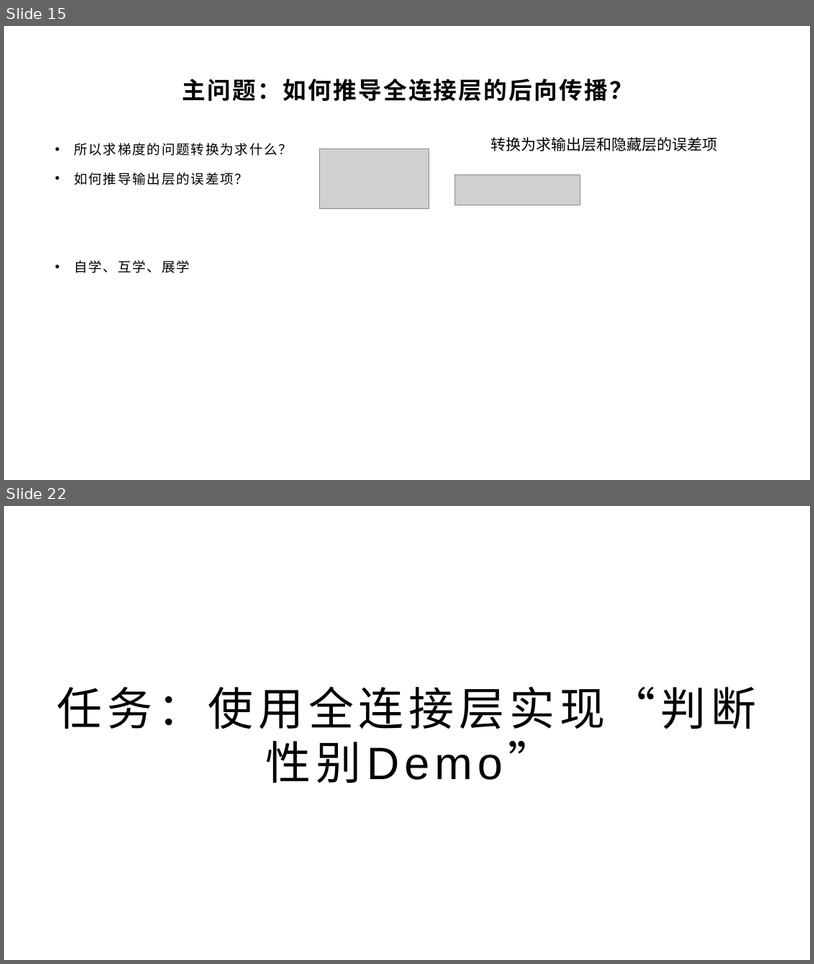
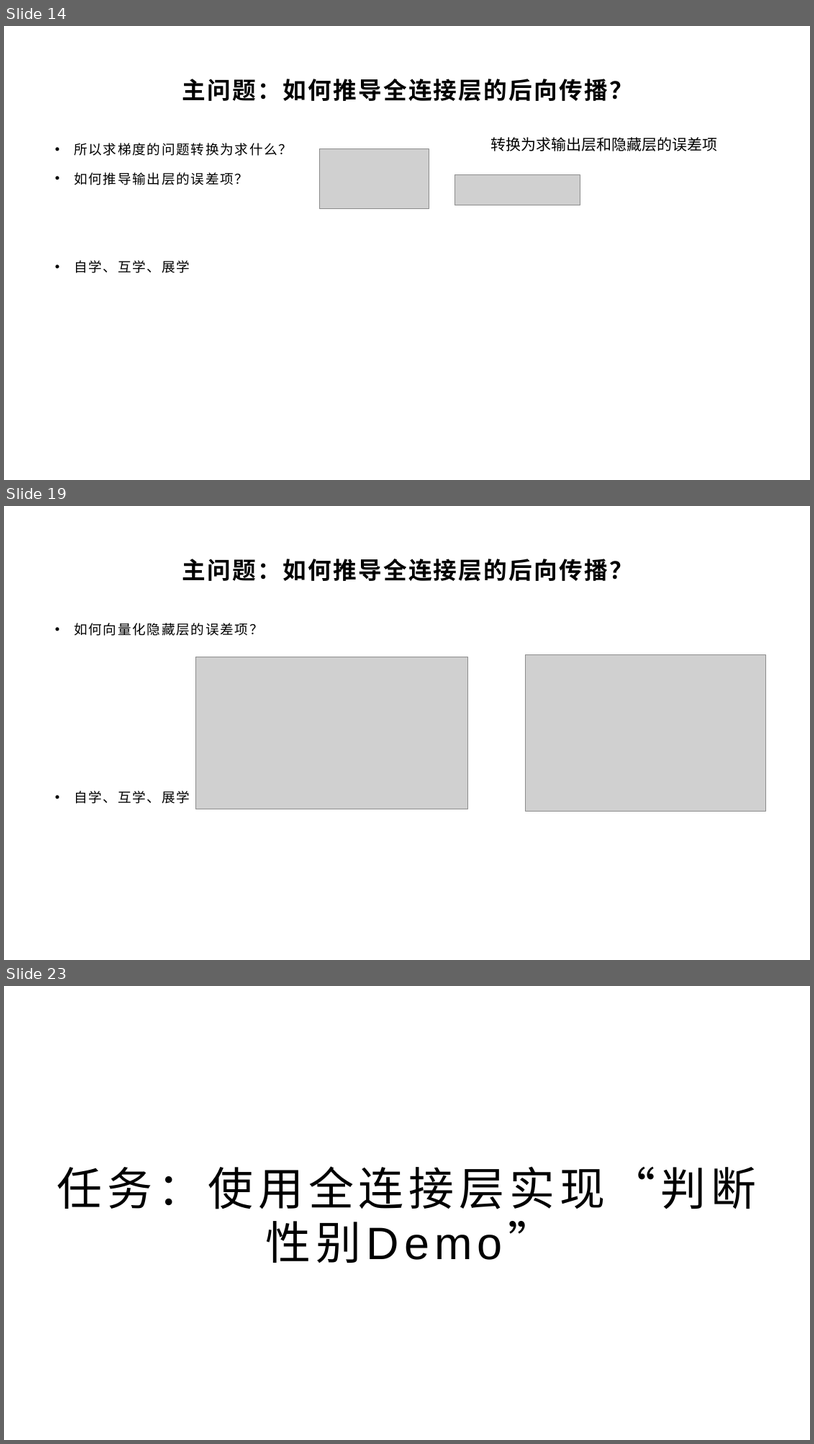
Before and after one commit to yyc-git/DeepLearningEdu, a slide deck: lessons/3_derivation_3/ppt/全连接层的前向和后向传播推导（下）.pptx. Shown one above the other, each under a label of ours: slides 15 and 22 before the commit, slides 14, 19 and 23 after it; the slides between them are not shown. The pictures are 814x964 and 814x1444 pixels, drawn with LibreOffice and Linux fonts; fonts in the diff are those of the drawing; grey boxes stand for pictures; background and template pictures are left out. Boxes give left, top, right and bottom in pixels: in the first picture for what was removed or moved away, otherwise in the second. Text is boxed around its words. In the diff, an @@ line names an element or a change of style, - is before the commit and + after.

```diff
--- a/lessons/3_derivation_3/ppt/全连接层的前向和后向传播推导（下）.pptx
+++ b/lessons/3_derivation_3/ppt/全连接层的前向和后向传播推导（下）.pptx
@@ slide 19 added at (x1=4, y1=506, x2=810, y2=960), background picture (left out) @@
@@ title added at (x1=183, y1=559, x2=634, y2=581), 28 pt, text #000000, bold @@
+主问题：如何推导全连接层的后向传播？
@@ text added at (x1=74, y1=623, x2=263, y2=803), 16 pt, text #000000 @@
+• 如何向量化隐藏层的误差项？
+• 自学、互学、展学
@@ picture added at (x1=196, y1=656, x2=468, y2=808) @@
@@ picture added at (x1=525, y1=655, x2=766, y2=811) @@
@@ what was slide 15 is now slide 14 @@
@@ what was slide 22 is now slide 23 @@
```
Also in this commit, not shown: 7 slides changed, 1 other slide added, 1 slide removed, 34 other files.
